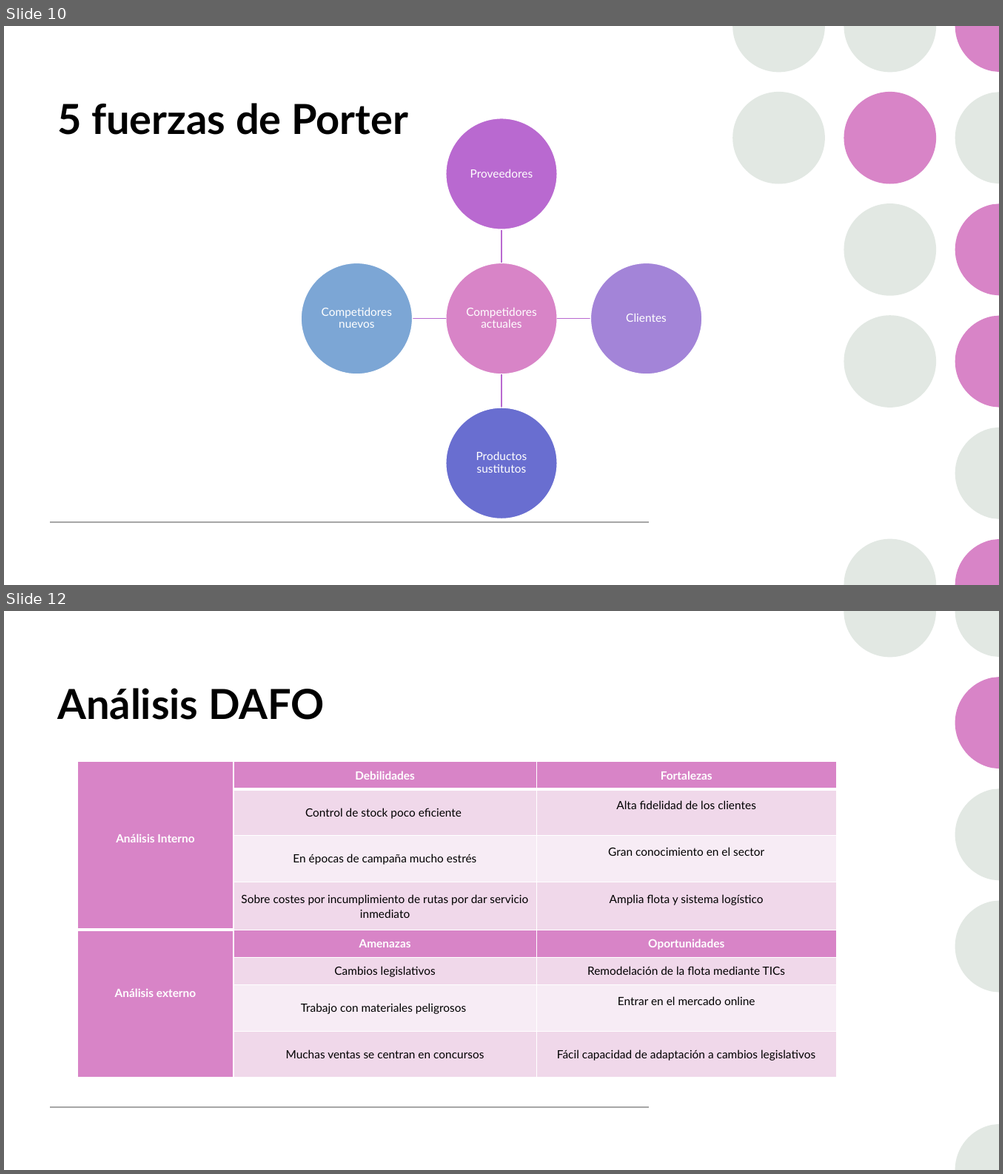
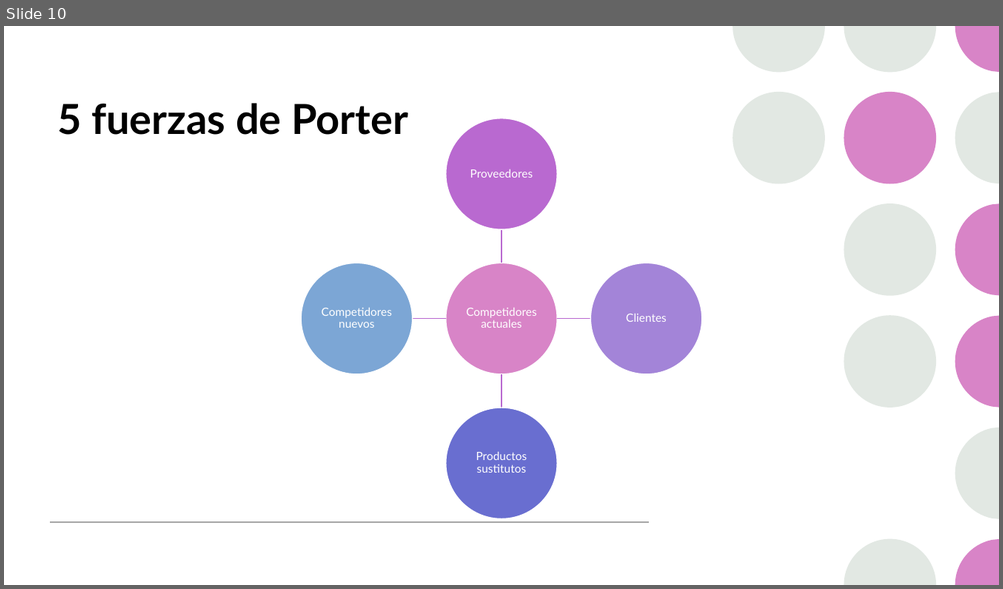
Before and after one commit to fmurciag/Ingenieria-Informatica-UA, a slide deck: cuatris/4/iape/Descubrimiento de la empresa.pptx. Shown one above the other, each under a label of ours: slides 10 and 12 before the commit, slide 10 after it; the slides between them are not shown. The pictures are 1003x1174 and 1003x589 pixels, drawn with LibreOffice and Linux fonts; fonts in the diff are those of the drawing. Boxes give left, top, right and bottom in pixels: in the first picture for what was removed or moved away, otherwise in the second. Text is boxed around its words. In the diff, an @@ line names an element or a change of style, - is before the commit and + after.

```diff
--- a/cuatris/4/iape/Descubrimiento de la empresa.pptx
+++ b/cuatris/4/iape/Descubrimiento de la empresa.pptx
@@ slide 12 removed at <box>4,611,999,1170</box>, background #FFFFFF; not listed: 8 template elements that a slide beside it also shows @@
@@ rectangle removed at <box>4,611,999,1170</box> @@
@@ group removed at <box>843,611,999,1170</box>: 6 freeform shapes @@
@@ title removed at <box>57,688,324,720</box> @@
-Análisis DAFO
@@ table removed at <box>77,762,836,1078</box>, 8 rows, 3 columns @@
-Análisis Interno | Debilidades | Fortalezas
- | Control de stock poco eficiente | Alta fidelidad de los clientes
- | En épocas de campaña mucho estrés | Gran conocimiento en el sector
- | Sobre costes por incumplimiento de rutas por dar servicio inmediato | Amplia flota y sistema logístico
-Análisis externo | Amenazas | Oportunidades
- | Cambios legislativos | Remodelación de la flota mediante TICs
- | Trabajo con materiales peligrosos | Entrar en el mercado online
- | Muchas ventas se centran en concursos | Fácil capacidad de adaptación a cambios legislativos
@@ line removed from (51, 1108) to (649, 1108) @@
```
Also in this commit, not shown: 8 slides changed, 2 slides added, 4 other files.
